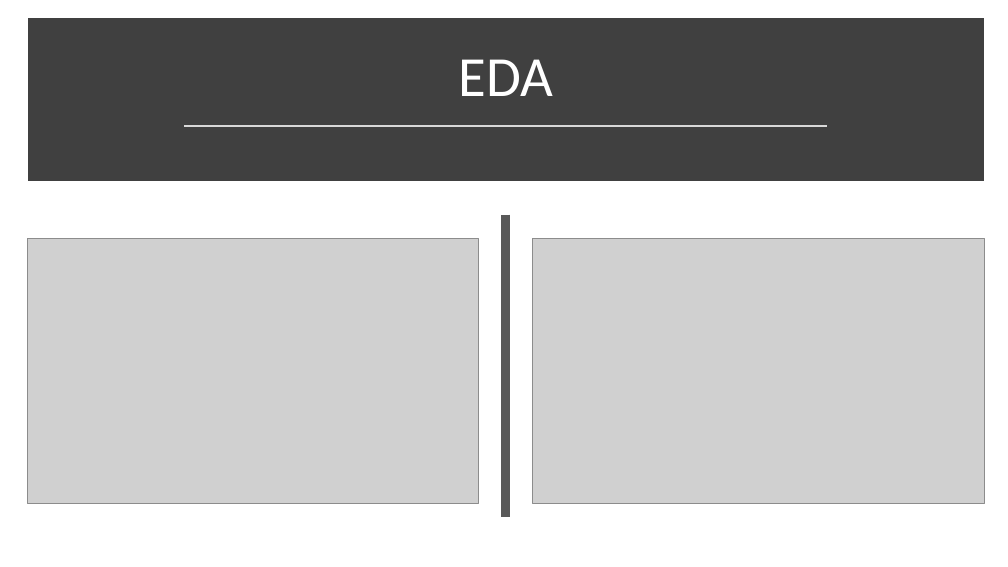
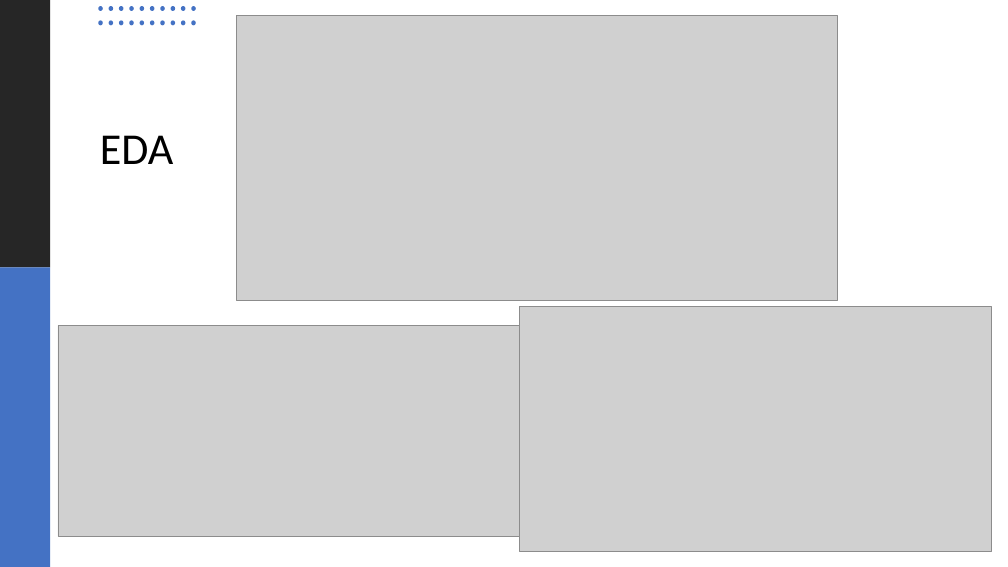
Before and after one commit to YM53858/ChicagoCrimes, a slide deck: slide 4 of Delivery 3/Delivery 3 Presentation.pptx. Drawn at 1008x567 pixels with LibreOffice and Linux fonts; fonts in the diff are those of the drawing; grey boxes stand for pictures. Boxes give left, top, right and bottom in pixels: in the first picture for what was removed or moved away, otherwise in the second. Text is boxed around its words. In the diff, an @@ line names an element or a change of style, - is before the commit and + after.

```diff
--- a/Delivery 3/Delivery 3 Presentation.pptx
+++ b/Delivery 3/Delivery 3 Presentation.pptx
@@ rectangle added at box(0, 0, 50, 268), fill #262626 @@
@@ rectangle removed at box(33, 23, 979, 176) @@
@@ group added at box(98, 6, 196, 25): 20 ellipses @@
@@ picture: place and size @@
-picture at box(27, 238, 479, 504)
+picture at box(236, 16, 837, 301)
@@ title "EDA": place and size @@
-title "EDA" at box(458, 59, 553, 96)
+title "EDA" at box(100, 135, 174, 164)
@@ title "EDA" at box(100, 135, 174, 164): size 54 to 42 pt, text colour #FFFFFF to #000000; alignment centre to left @@
@@ line removed from (185, 126) to (827, 126) @@
@@ line removed from (506, 215) to (506, 517) @@
@@ rectangle added at box(0, 268, 50, 567), fill #4472C4 @@
@@ picture added at box(58, 326, 520, 537) @@
@@ picture: place and size @@
-picture at box(533, 238, 985, 504)
+picture at box(520, 307, 991, 552)
```
Also in this commit, not shown: 1 other slide changed.
